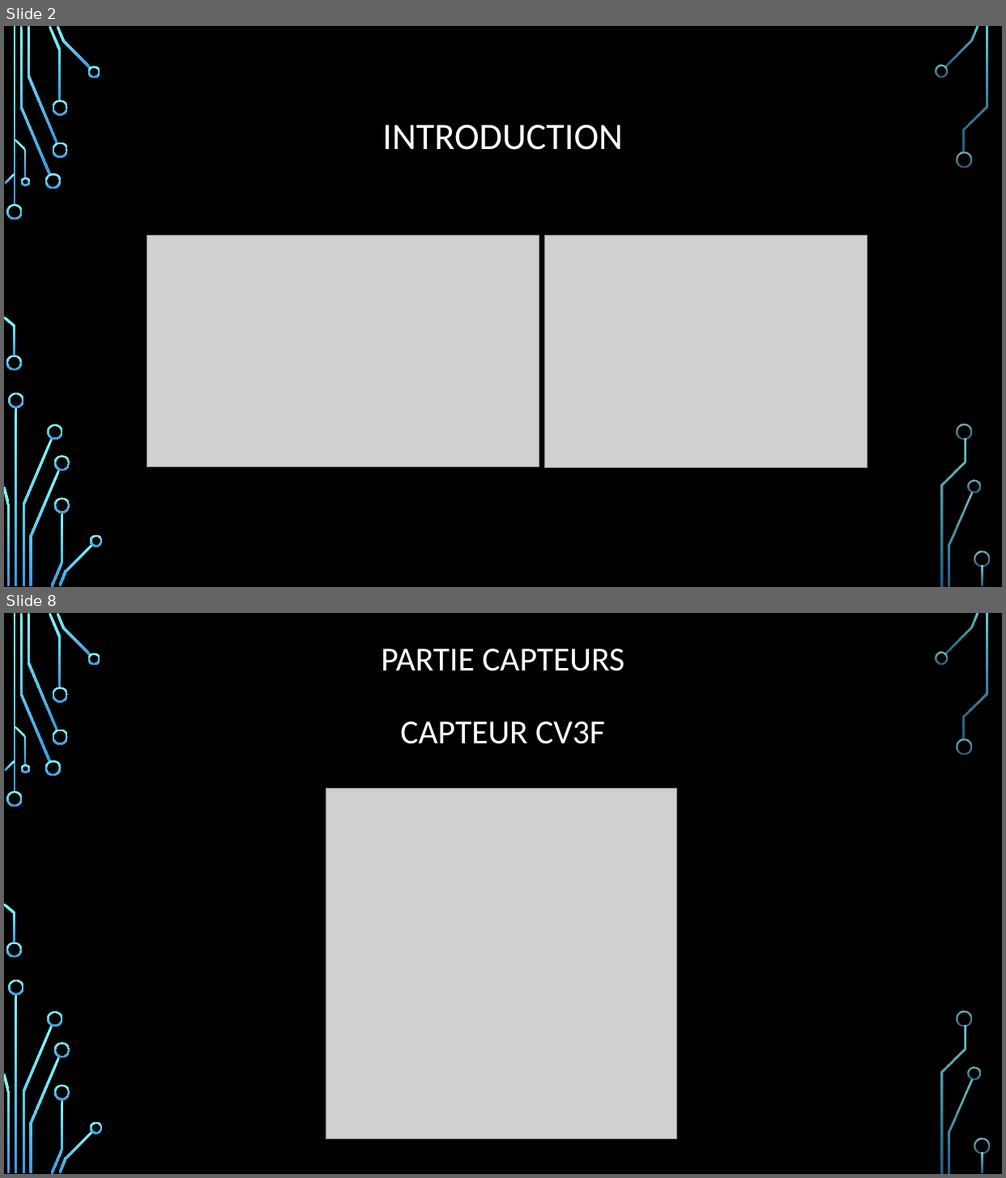
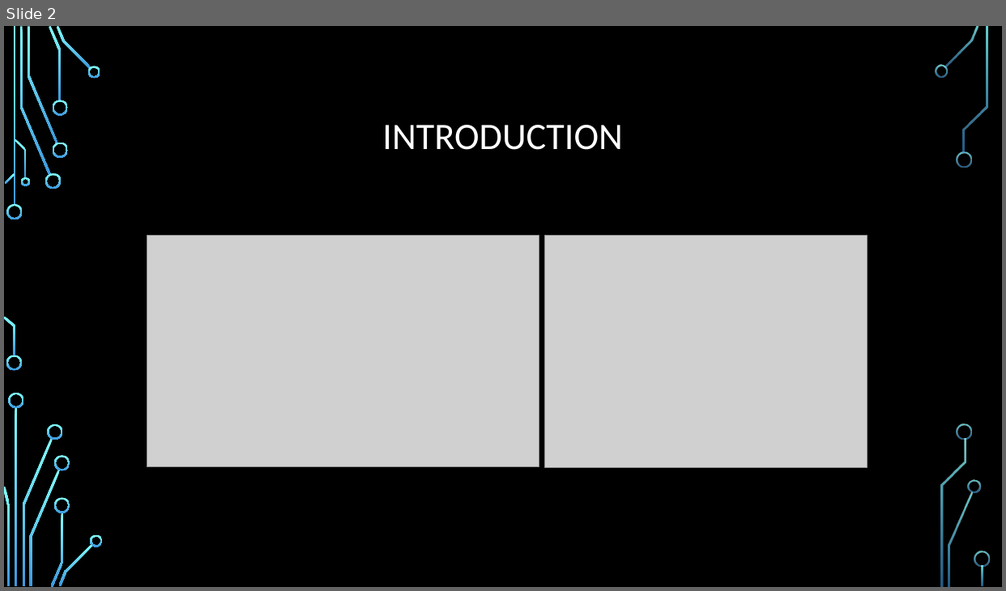
Before and after one commit to Delaune-Remi/Station_Meteo, a slide deck: Partie_Remi/Presentation_Partie_Remi.pptx. Shown one above the other, each under a label of ours: slides 2 and 8 before the commit, slide 2 after it; the slides between them are not shown. The pictures are 1006x1178 and 1006x591 pixels, drawn with LibreOffice and Linux fonts; fonts in the diff are those of the drawing; grey boxes stand for pictures; background and template pictures are left out. Boxes give left, top, right and bottom in pixels: in the first picture for what was removed or moved away, otherwise in the second. Text is boxed around its words. In the diff, an @@ line names an element or a change of style, - is before the commit and + after.

```diff
--- a/Partie_Remi/Presentation_Partie_Remi.pptx
+++ b/Partie_Remi/Presentation_Partie_Remi.pptx
@@ slide 8 removed at <box>4,613,1002,1174</box>, background picture (left out); not listed: 36 template elements that a slide beside it also shows @@
@@ title removed at <box>381,649,624,744</box> @@
-PARTIE CAPTEURS
-CAPTEUR CV3F
@@ picture removed at <box>326,788,677,1139</box> @@
```
Also in this commit, not shown: 1 slide changed, 9 slides added, 6 other slides removed, 3 other files.
